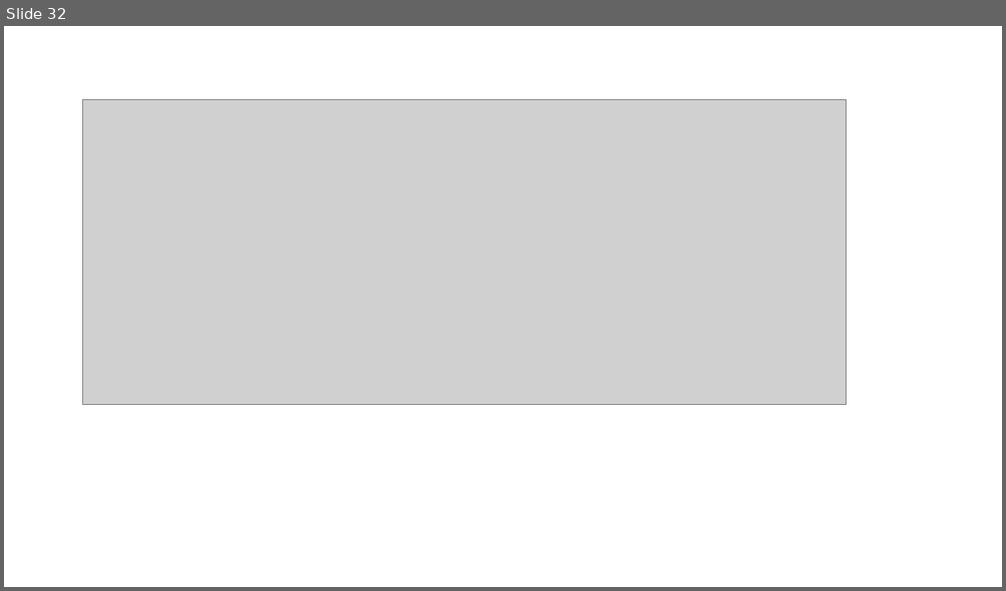
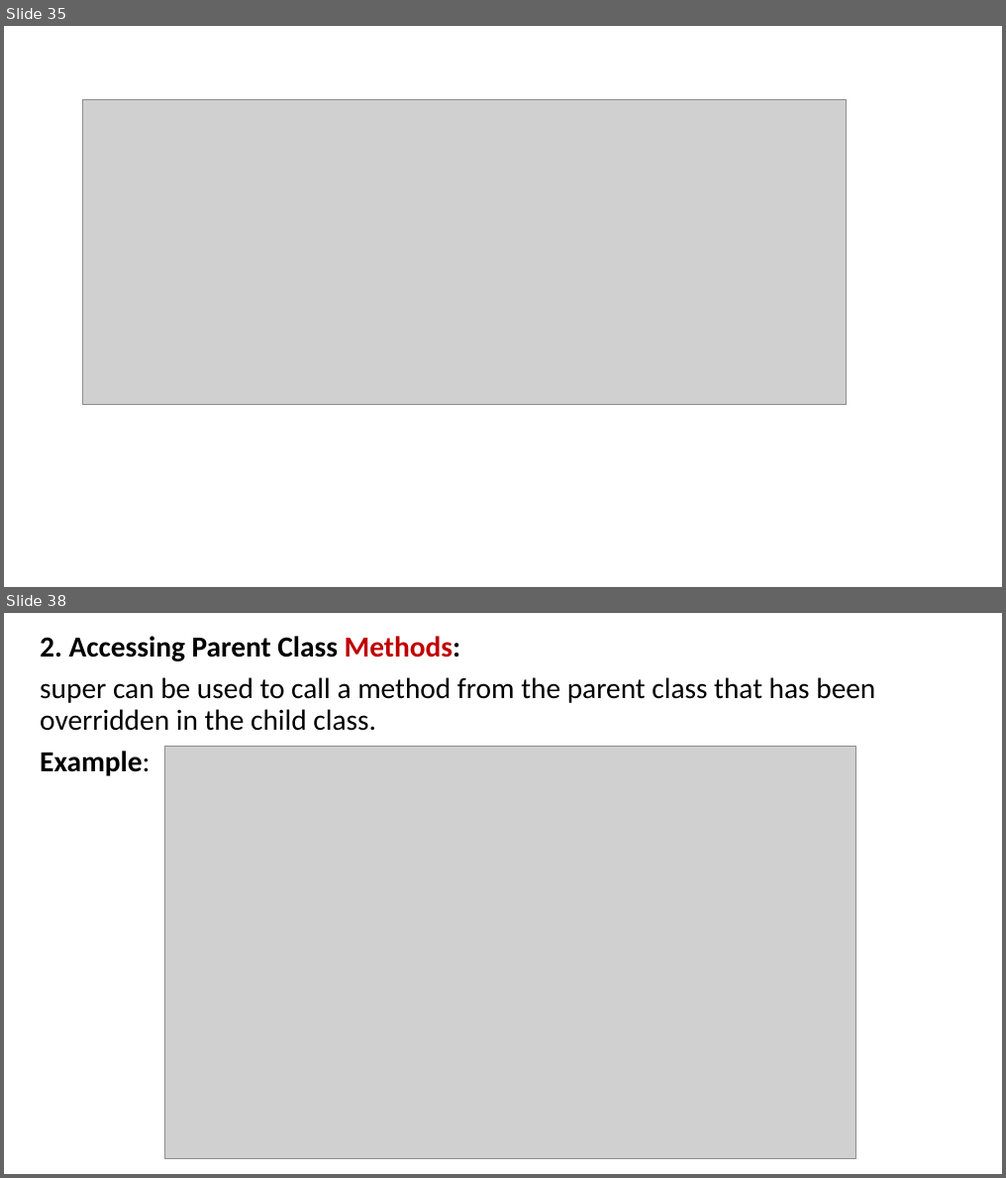
Before and after one commit to PRAMOD-VISHNU-NAIK/MCA-2nd-Sem-Shridevi-College, a slide deck: Theory Class-Notes/New.pptx. Shown one above the other, each under a label of ours: slide 32 before the commit, slides 35 and 38 after it; the slides between them are not shown. The pictures are 1006x591 and 1006x1178 pixels, drawn with LibreOffice and Linux fonts; fonts in the diff are those of the drawing; grey boxes stand for pictures. Boxes give left, top, right and bottom in pixels: in the first picture for what was removed or moved away, otherwise in the second. Text is boxed around its words. In the diff, an @@ line names an element or a change of style, - is before the commit and + after.

```diff
--- a/Theory Class-Notes/New.pptx
+++ b/Theory Class-Notes/New.pptx
@@ slide 38 added at bbox=[4, 613, 1002, 1174], background #FFFFFF @@
@@ text added at bbox=[40, 636, 875, 776], 28 pt, text #000000 @@
+2. Accessing Parent Class Methods:
+super can be used to call a method from the parent class that has been overridden in the child class.
+Example:
@@ picture added at bbox=[165, 747, 856, 1159] @@
@@ what was slide 32 is now slide 35 @@
```
Also in this commit, not shown: 1 slide changed, 14 other slides added, 2 other files.
